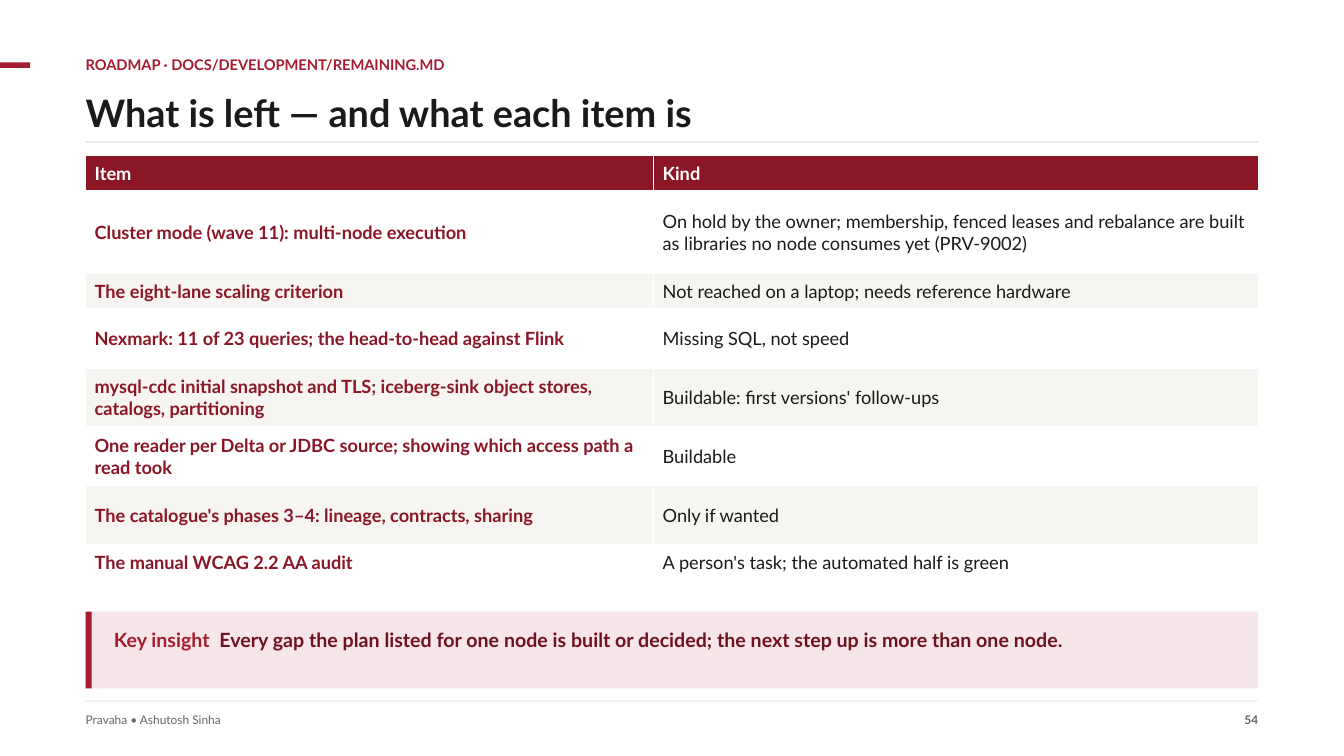
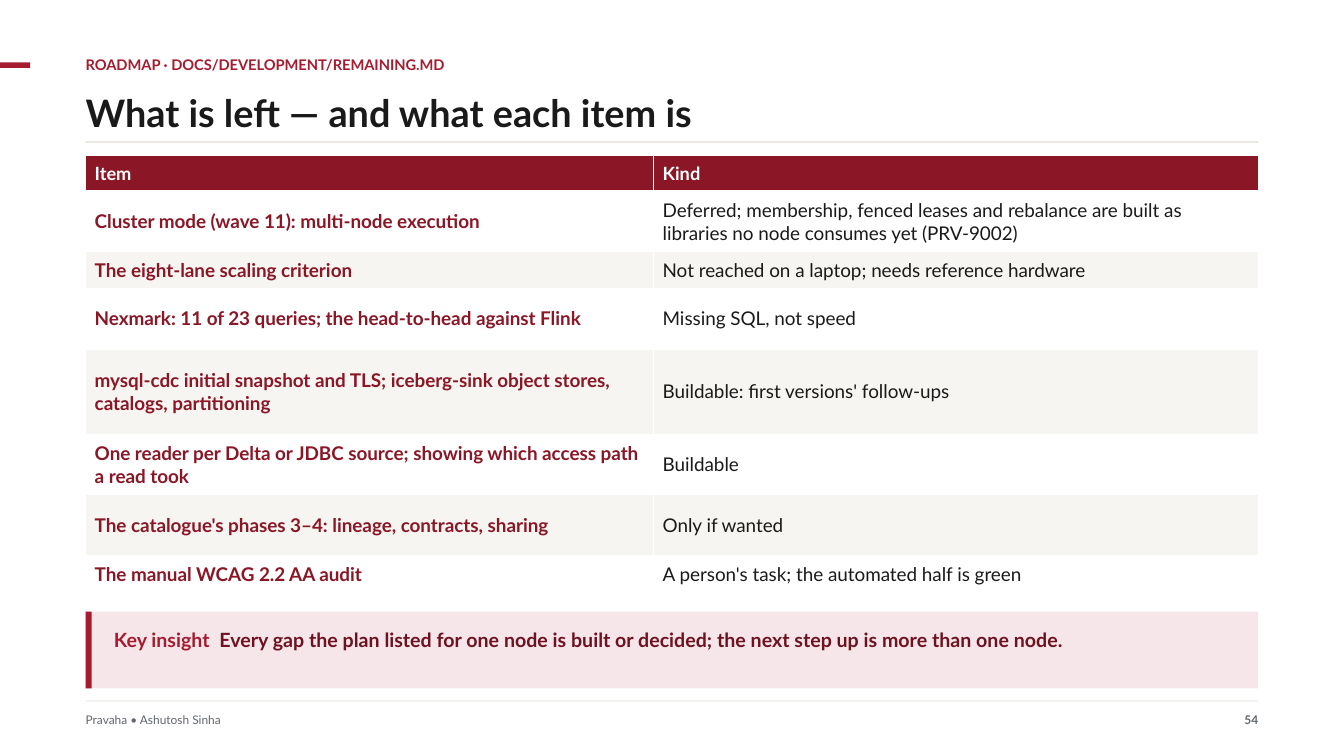
Before and after one commit to ajsinha/pravaha, a slide deck: slide 54 of docs/publications/Pravaha-Continuous-SQL-Engine-Design-and-Evidence.pptx. Drawn at 1344x756 pixels with LibreOffice and Linux fonts; fonts in the diff are those of the drawing. Boxes give left, top, right and bottom in pixels: in the first picture for what was removed or moved away, otherwise in the second. Text is boxed around its words. In the diff, an @@ line names an element or a change of style, - is before the commit and + after.

Commit message:
Deck: audience wording for what is deferred or not built

```diff
--- a/docs/publications/Pravaha-Continuous-SQL-Engine-Design-and-Evidence.pptx
+++ b/docs/publications/Pravaha-Continuous-SQL-Engine-Design-and-Evidence.pptx
@@ table at (x1=86, y1=155, x2=1258, y2=592) @@
-row 2, column 2: On hold by the owner; membership, fenced leases and rebalance are built as libraries no node consumes yet (PRV-9002)
+row 2, column 2: Deferred; membership, fenced leases and rebalance are built as libraries no node consumes yet (PRV-9002)
@@ size 13 to 13.5 pt in "Cluster mode (wave 11): multi-node execution", "The eight-lane scaling criterion", "Not reached on a laptop; needs reference ...", "Nexmark: 11 of 23 queries; the head-to-head ..." and 9 more places @@
```
Also in this commit, not shown: 2 other slides changed, 3 other files.
